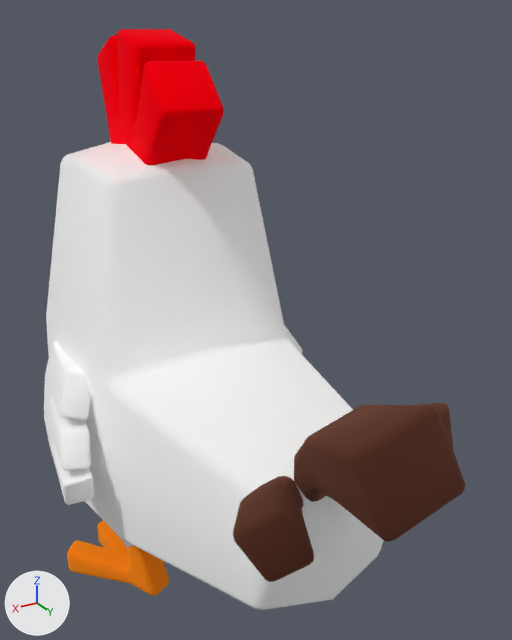
One commit to the glTF model home/assets/3d/galinha.gltf: the scene before it, then after it.
One viewpoint serves both versions: a 50 mm camera at (2.95, 6.99, 4.33) aimed at (-0.32, 1.54, 1.61). The lights are fixed; the arrows at lower left show +X, +Y and +Z. The picture after the commit comes second. Where no turn or scale is listed for an object, it has been applied to the vertices. Vertices at exactly the same position are counted once.

Script lines for the objects in view, before the commit:
```python
me_cube = bpy.data.meshes.new('Cube')
me_cube.from_pydata(...)  # a box spanning x -1.0..1.0, y -1.0..1.0, z -1.0..1.0
me_cube.materials.append(mat_material)  # white #e7e7e7
me_cube_001 = bpy.data.meshes.new('Cube.001')
me_cube_001.from_pydata(...)  # 161 vertices, 318 faces; spans x -1.22..1.22, y -1.22..3.46, z -1.2..3.1
me_cube_001.materials.append(mat_branco)  # white #ffffff
me_plane = bpy.data.meshes.new('Plane')
me_plane.from_pydata(...)  # 186 vertices, 368 faces; spans x -0.69..0.08, y -0.91..1.18, z -0.35..1.11
me_plane.materials.append(mat_vermelho)  # red #ff001b
me_plane_001 = bpy.data.meshes.new('Plane.001')
me_plane_001.from_pydata(...)  # 80 vertices, 156 faces; spans x -0.338..0.338, y -0.287..1.154, z -0.355..0.403
me_plane_001.materials.append(mat_marrom)  # brown #835343
me_plane_002 = bpy.data.meshes.new('Plane.002')
me_plane_002.from_pydata(...)  # 160 vertices, 312 faces; spans x -1.41..0.2, y -0.54..0.72, z -0.6..0.28
me_plane_002.materials.append(mat_marrom)  # brown #835343
ob_calda = bpy.data.objects.new('Calda', me_plane_001)
ob_calda.location = (0.22, 3.42, 1.34)
ob_calda.rotation_euler = (0.368, 0.24, 0.0)  # degrees (21, 14, 0)
ob_caldalateral = bpy.data.objects.new('CaldaLateral', me_plane_002)
ob_caldalateral.location = (0.58, 3.28, 1.08)
ob_caldalateral.rotation_euler = (-0.0218, 0.551, -0.534)  # degrees (-1.2, 32, -31)
ob_corpo = bpy.data.objects.new('Corpo', me_cube_001)
ob_corpo.location = (0.0, 0.0, 0.08)
ob_crina = bpy.data.objects.new('Crina', me_plane)
ob_crina.location = (0.31, 0.0, 3.1)
ob_cube = bpy.data.objects.new('Cube', me_cube)
ob_cube.location = (0.0, 0.0, 0.0)
# also in view: 'Pes' at (0.0, 0.13, -1.36); 'Plane' at (0.0, 0.34, 0.33)
```
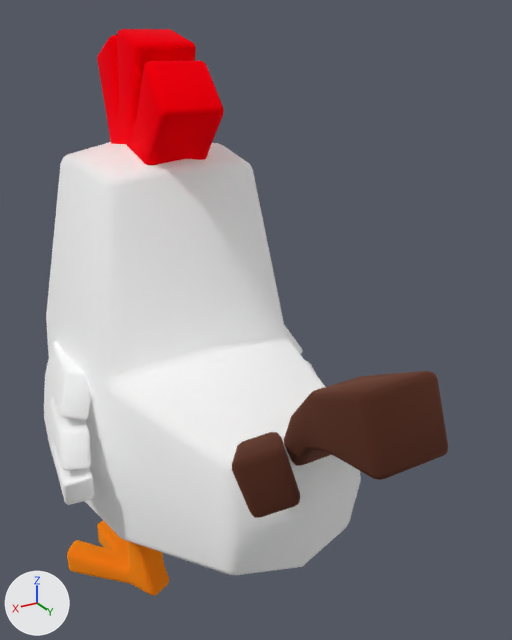
Location of each change, [x1, y1, x2, y2] in pixels of the pictures (512 x 640 px; the box of a moved part takes in the faces that stretch with it):
'Corpo', reshaped (7% narrower, 7% shorter)
    before: [46, 142, 384, 610]
    after: [46, 142, 361, 575]
'Calda', moved, turned
    before: [294, 405, 465, 542]
    after: [284, 371, 448, 480]
'CaldaLateral', moved, turned
    before: [233, 403, 454, 582]
    after: [232, 432, 300, 518]
'Cube', deleted (mostly hidden)
    before: [121, 539, 133, 548]
part 1 of me_cube_001, moved or reshaped
    before: [108, 341, 384, 610]
    after: [108, 341, 361, 575]

Diff of the bpy script that builds the scene:
```diff
--- a/home/assets/3d/galinha.gltf.py
+++ b/home/assets/3d/galinha.gltf.py
@@ me_cube_001 @@
 # used by ob_corpo; location = (0.0, 0.0, 0.08)
-me_cube_001.from_pydata(...)  # 161 vertices, 318 faces; spans x -1.22..1.22, y -1.22..3.46, z -1.2..3.1
+me_cube_001.from_pydata(...)  # 161 vertices, 318 faces; spans x -1.22..1.22, y -1.22..3.0, z -1.2..3.1
+# me_cube_001 part 1: all 48 vertices in x -0.71..0.71, y 3.12..3.46, z -0.39..1.03 are moved by (0.0, -0.46, 0.0)
 me_cube_001.materials.append(mat_branco)
@@ ob_cube @@
-ob_cube = bpy.data.objects.new('Cube', me_cube)
-ob_cube.location = (0.0, 0.0, 0.0)
@@ ob_calda @@
 ob_calda = bpy.data.objects.new('Calda', me_plane_001)
-ob_calda.location = (0.22, 3.42, 1.34)
-ob_calda.rotation_euler = (0.368, 0.24, 0.0)  # degrees (21, 14, 0)
+ob_calda.location = (-0.05, 2.96, 1.3)
+ob_calda.rotation_euler = (0.368, -0.00263, 0.0)  # degrees (21, -0.2, 0)
@@ ob_caldalateral @@
 ob_caldalateral = bpy.data.objects.new('CaldaLateral', me_plane_002)
-ob_caldalateral.location = (0.58, 3.28, 1.08)
-ob_caldalateral.rotation_euler = (-0.0218, 0.551, -0.534)  # degrees (-1.2, 32, -31)
+ob_caldalateral.location = (0.36, 2.81, 1.12)
+ob_caldalateral.rotation_euler = (0.108, 0.339, -0.478)  # degrees (6.2, 19, -27)
```
